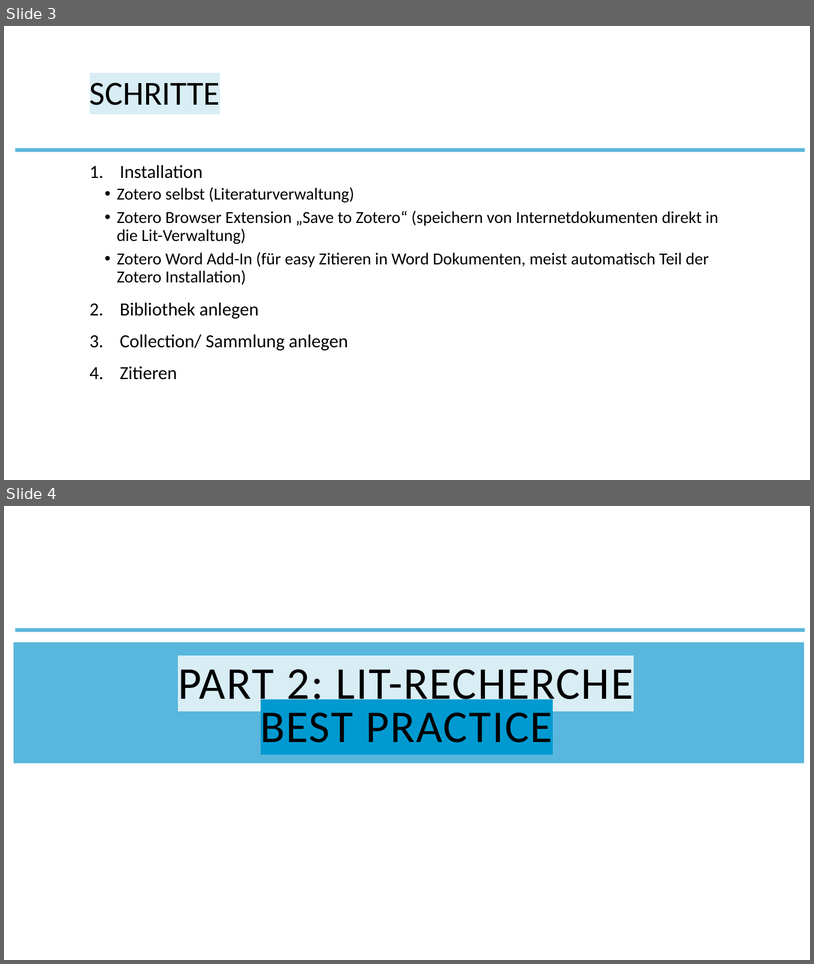
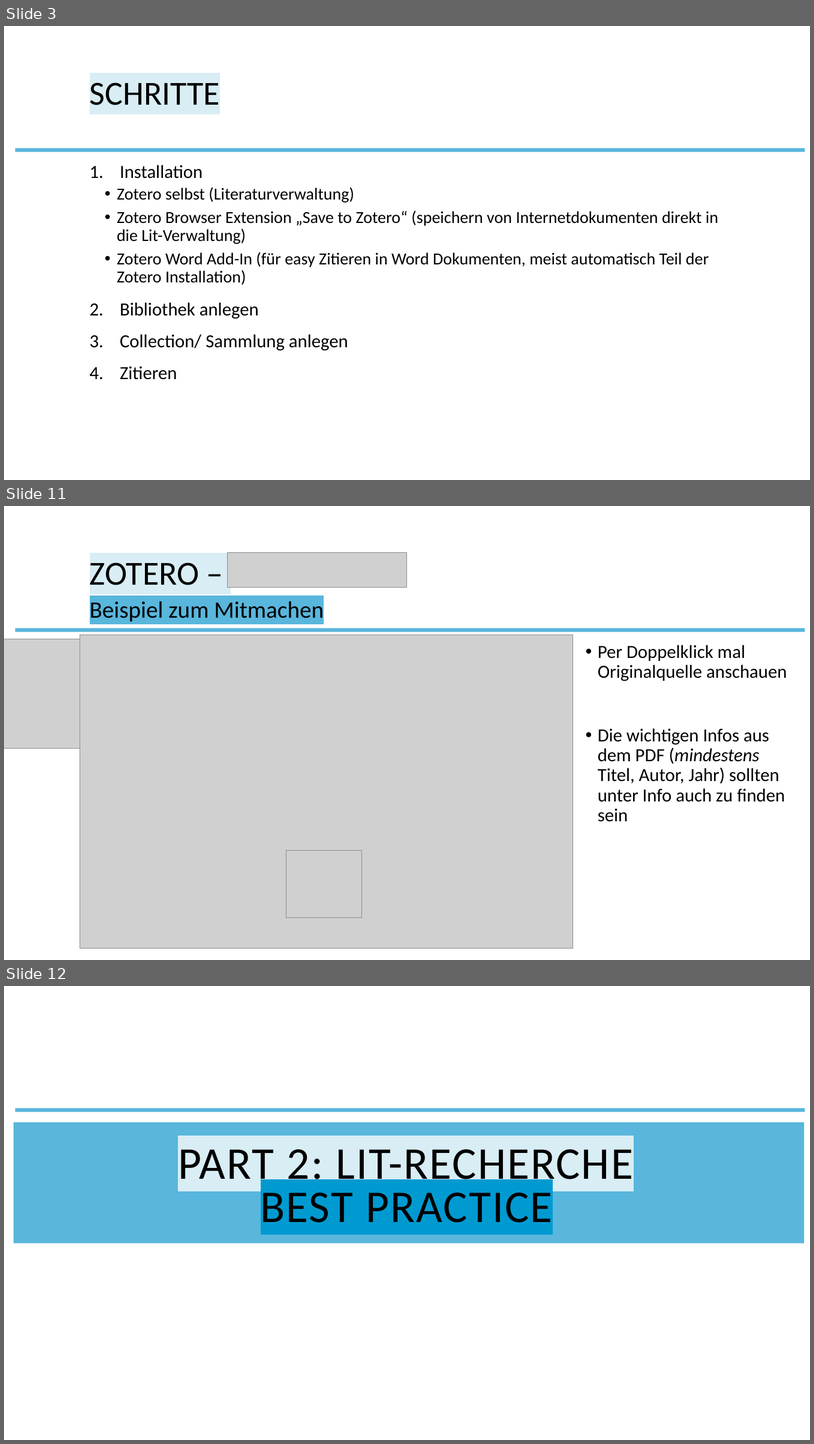
Before and after one commit to the-tave/stats-picker, a slide deck: How_to_Zotero.pptx. Shown one above the other, each under a label of ours: slides 3 and 4 before the commit, slides 3, 11 and 12 after it; the slides between them are not shown. The pictures are 814x964 and 814x1444 pixels, drawn with LibreOffice and Linux fonts; fonts in the diff are those of the drawing; grey boxes stand for pictures; background and template pictures are left out. Boxes give left, top, right and bottom in pixels: in the first picture for what was removed or moved away, otherwise in the second. Text is boxed around its words. In the diff, an @@ line names an element or a change of style, - is before the commit and + after.

```diff
--- a/How_to_Zotero.pptx
+++ b/How_to_Zotero.pptx
@@ slide 11 added at [4,506,810,960], background #FFFFFF; not listed: 1 template element that a slide beside it also shows @@
@@ picture added at [228,553,408,588] @@
@@ title added at [90,562,200,585], 40 pt, text #000000 @@
+ZOTERO –
@@ text added at [90,601,324,622], 28 pt, text #000000 @@
+Beispiel zum Mitmachen
@@ picture added at [4,639,80,748] @@
@@ picture added at [80,635,573,948] @@
@@ text added at [598,645,787,822], 22 pt, text #000000 @@
+• Per Doppelklick mal Originalquelle anschauen
+• Die wichtigen Infos aus dem PDF (mindestens Titel, Autor, Jahr) sollten unter Info auch zu finden sein
@@ picture added at [287,850,362,918] @@
@@ what was slide 4 is now slide 12 @@
```
Also in this commit, not shown: 11 other slides added, 1 slide removed, 15 other files.
